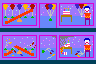
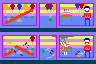
Comparing the layer stacks of the two 96x64 images. Changes:
painted on "Background" over [3, 4, 93, 52]
added layer "wall" over [3, 4, 93, 52]
